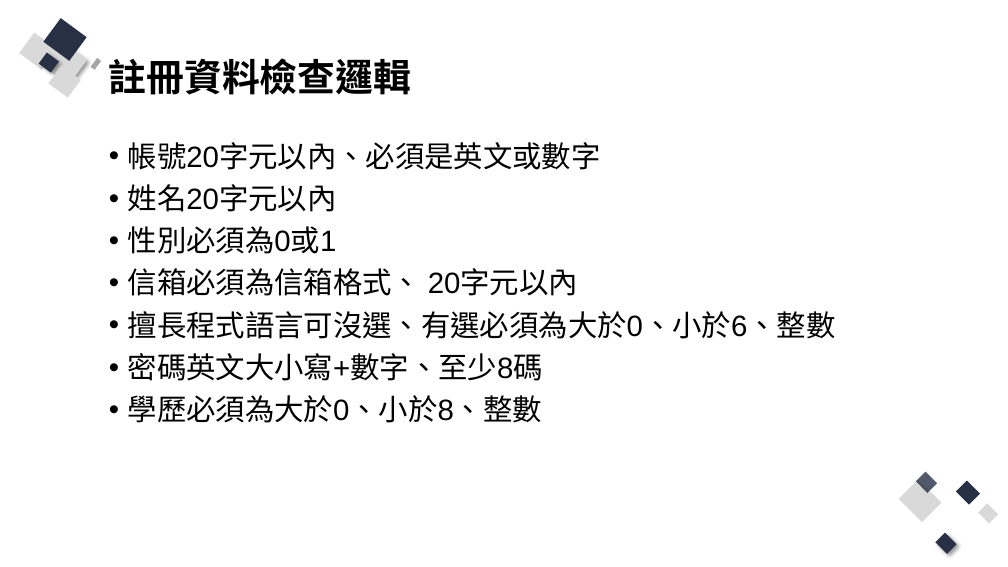
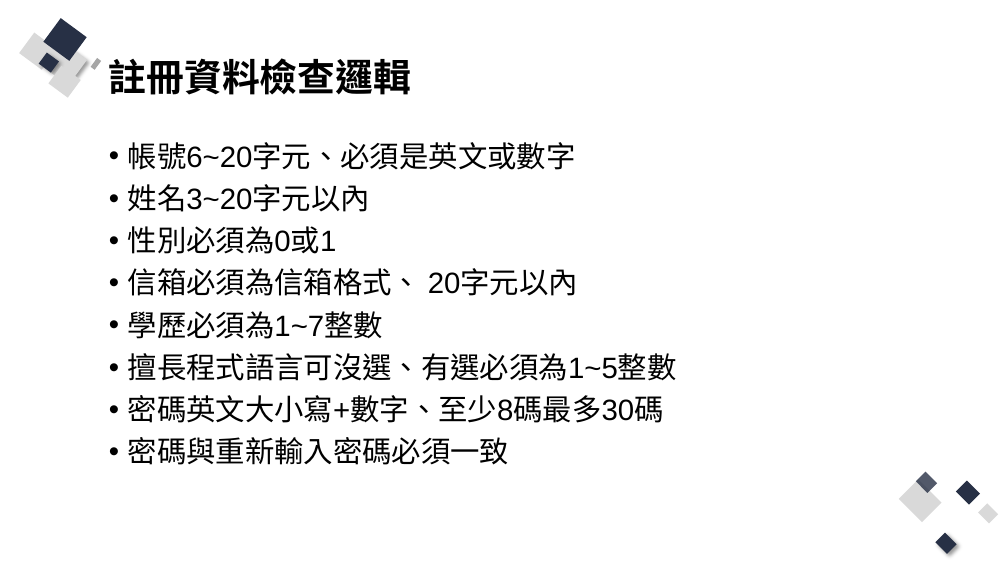
Before and after one commit to Q81JIAXIONG/-, a slide deck: slide 24 of 投影片/4.實作-帳號註冊、登入網頁.pptx. Drawn at 1008x567 pixels with LibreOffice and Linux fonts; fonts in the diff are those of the drawing. Boxes give left, top, right and bottom in pixels: in the first picture for what was removed or moved away, otherwise in the second. Text is boxed around its words. In the diff, an @@ line names an element or a change of style, - is before the commit and + after.

Commit message:
準備註冊範例

```diff
--- a/投影片/4.實作-帳號註冊、登入網頁.pptx
+++ b/投影片/4.實作-帳號註冊、登入網頁.pptx
@@ text at [128,142,576,212]: text changed @@
-• 帳號20字元以內、必須是英文或數字
-• 姓名20字元以內
+• 帳號6~20字元、必須是英文或數字
+• 姓名3~20字元以內
@@ text at [128,311,677,465]: text changed @@
-• 擅長程式語言可沒選、有選必須為大於0、小於6、整數
-• 密碼英文大小寫+數字、至少8碼
-• 學歷必須為大於0、小於8、整數
+• 學歷必須為1~7整數
+• 擅長程式語言可沒選、有選必須為1~5整數
+• 密碼英文大小寫+數字、至少8碼最多30碼
+• 密碼與重新輸入密碼必須一致
```
Also in this commit, not shown: 3 other slides changed, 5 slides added, 7 other files.
